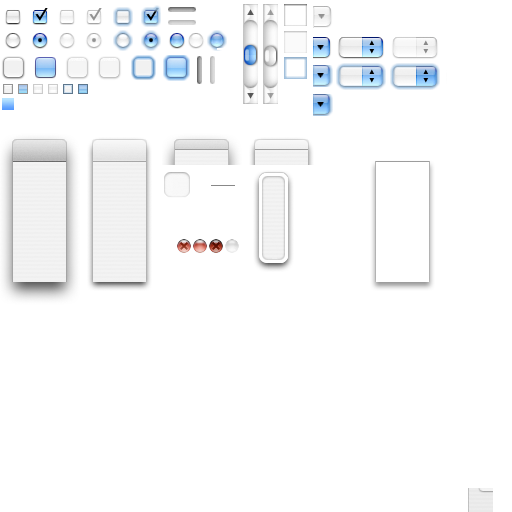
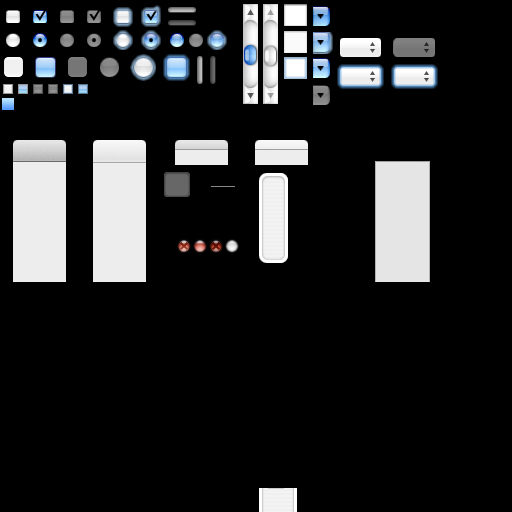
Revision of a layered 512px x 512px image; what changed, layer by layer:
added layer "Layer 68" above "Layer 34" over [left=0, top=0, right=512, bottom=512]
removed layer "Layer 54" over [left=0, top=0, right=512, bottom=512]
added layer "Layer 65" over [left=0, top=0, right=512, bottom=512]
